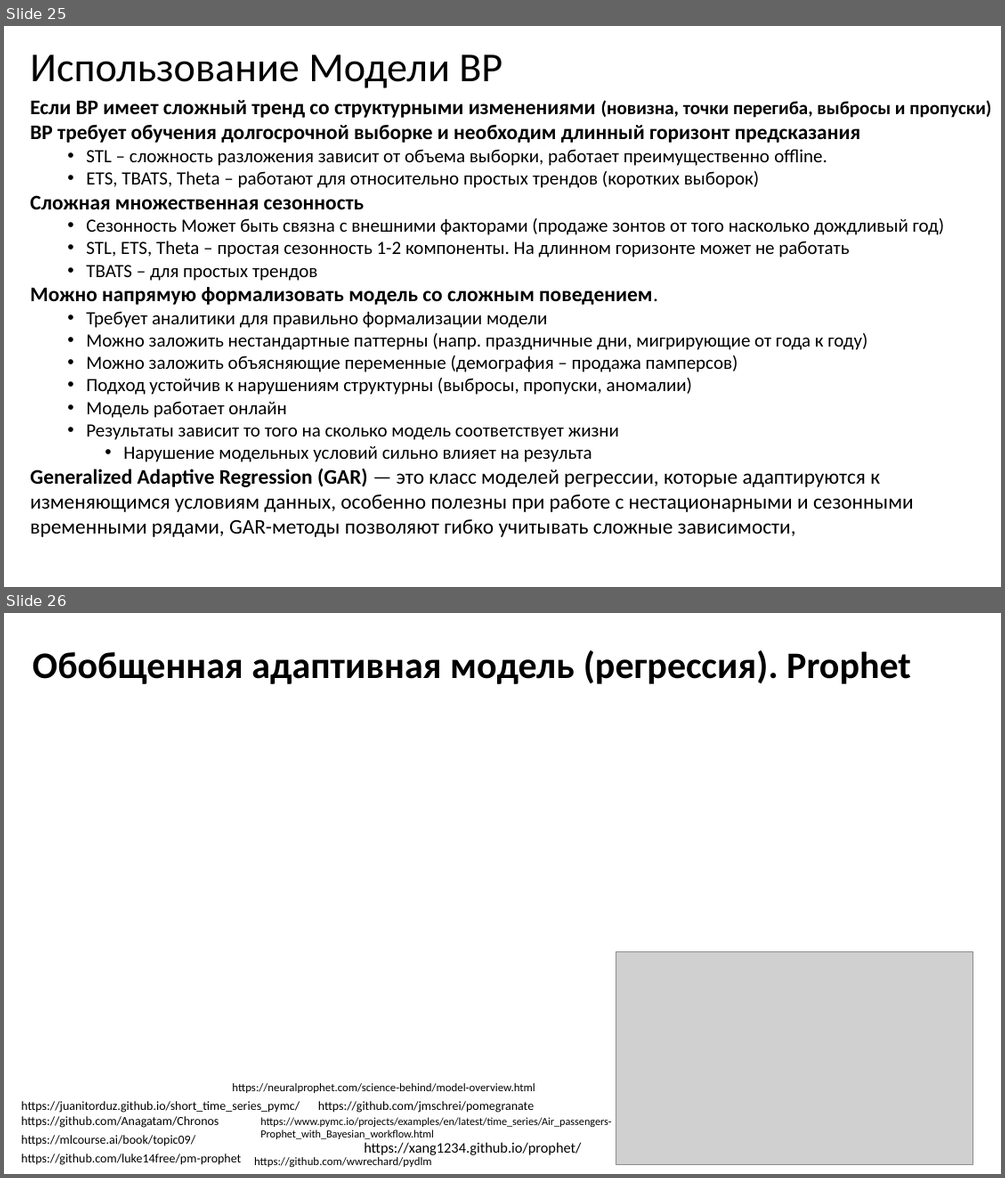
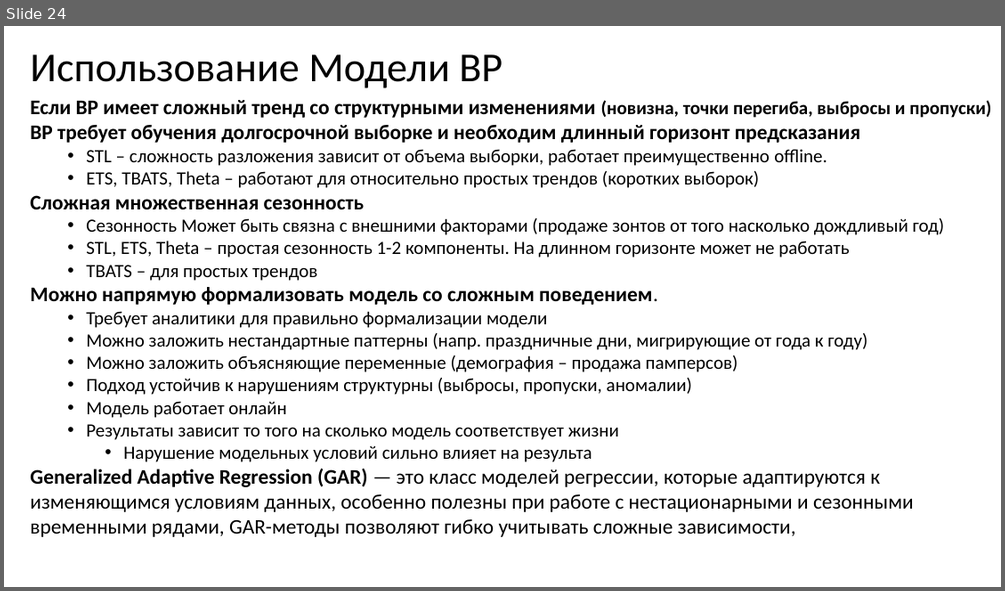
Before and after one commit to MVRonkin/TimeSeriesCourse, a slide deck: Last/LEC/03-1_ExpSmooth.pptx. Shown one above the other, each under a label of ours: slides 25 and 26 before the commit, slide 24 after it. The pictures are 1005x1178 and 1005x591 pixels, drawn with LibreOffice and Linux fonts; fonts in the diff are those of the drawing; grey boxes stand for pictures. Boxes give left, top, right and bottom in pixels: in the first picture for what was removed or moved away, otherwise in the second. Text is boxed around its words. In the diff, an @@ line names an element or a change of style, - is before the commit and + after.

```diff
--- a/Last/LEC/03-1_ExpSmooth.pptx
+++ b/Last/LEC/03-1_ExpSmooth.pptx
@@ slide 26 removed at box(4, 613, 1001, 1174), background #FFFFFF @@
@@ title removed at box(32, 650, 911, 684) @@
-Обобщенная адаптивная модель (регрессия). Prophet
@@ picture removed at box(616, 952, 973, 1164) @@
@@ text removed at box(232, 1083, 534, 1093) @@
-https://neuralprophet.com/science-behind/model-overview.html
@@ text removed at box(21, 1116, 218, 1127) @@
-https://github.com/Anagatam/Chronos
@@ text removed at box(21, 1101, 299, 1112) @@
-https://juanitorduz.github.io/short_time_series_pymc/
@@ text removed at box(260, 1117, 611, 1139) @@
-https://www.pymc.io/projects/examples/en/latest/time_series/Air_passengers-Prophet_with_Bayesian_workflow.html
@@ text removed at box(318, 1101, 534, 1112) @@
-https://github.com/jmschrei/pomegranate
@@ text removed at box(21, 1135, 195, 1146) @@
-https://mlcourse.ai/book/topic09/
@@ text removed at box(364, 1142, 581, 1155) @@
-https://xang1234.github.io/prophet/
@@ text removed at box(21, 1153, 241, 1165) @@
-https://github.com/luke14free/pm-prophet
@@ text removed at box(254, 1157, 432, 1167) @@
-https://github.com/wwrechard/pydlm
@@ what was slide 25 is now slide 24 @@
```
Also in this commit, not shown: 2 slides changed, 4 other slides removed, 13 other files.
